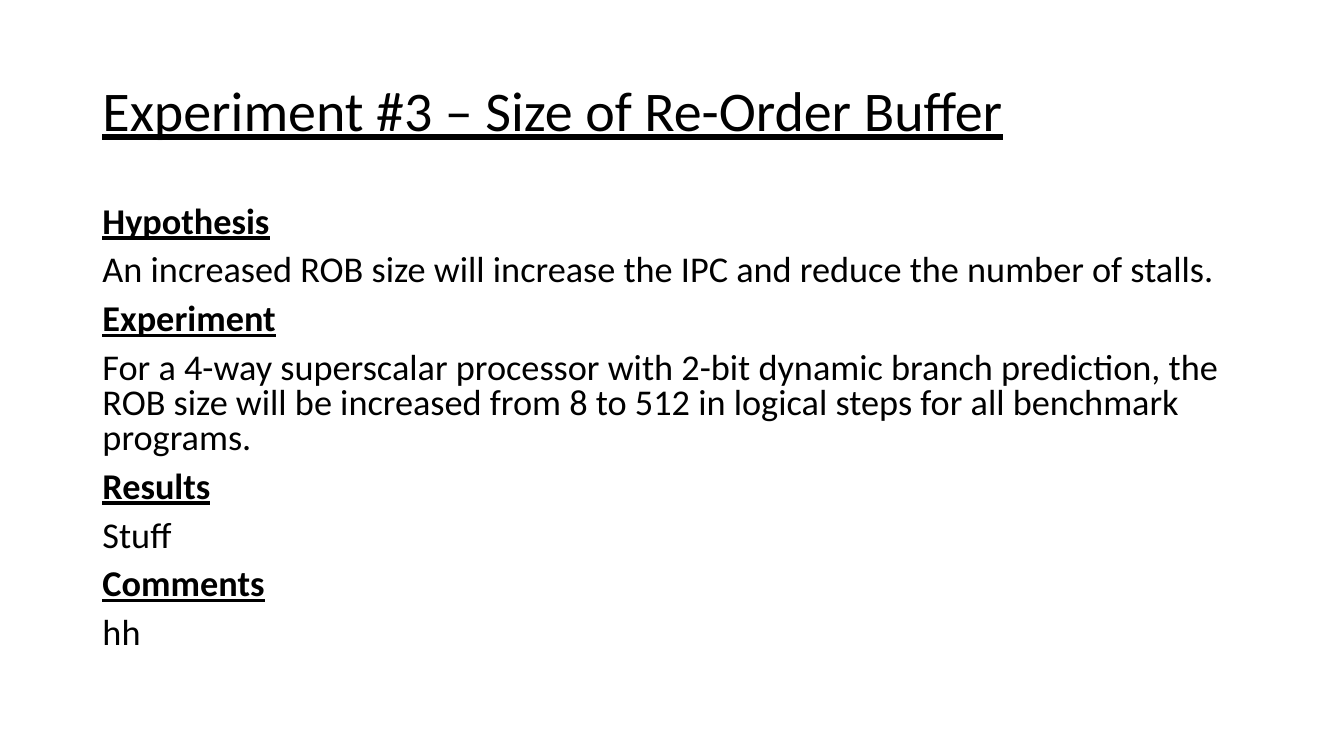
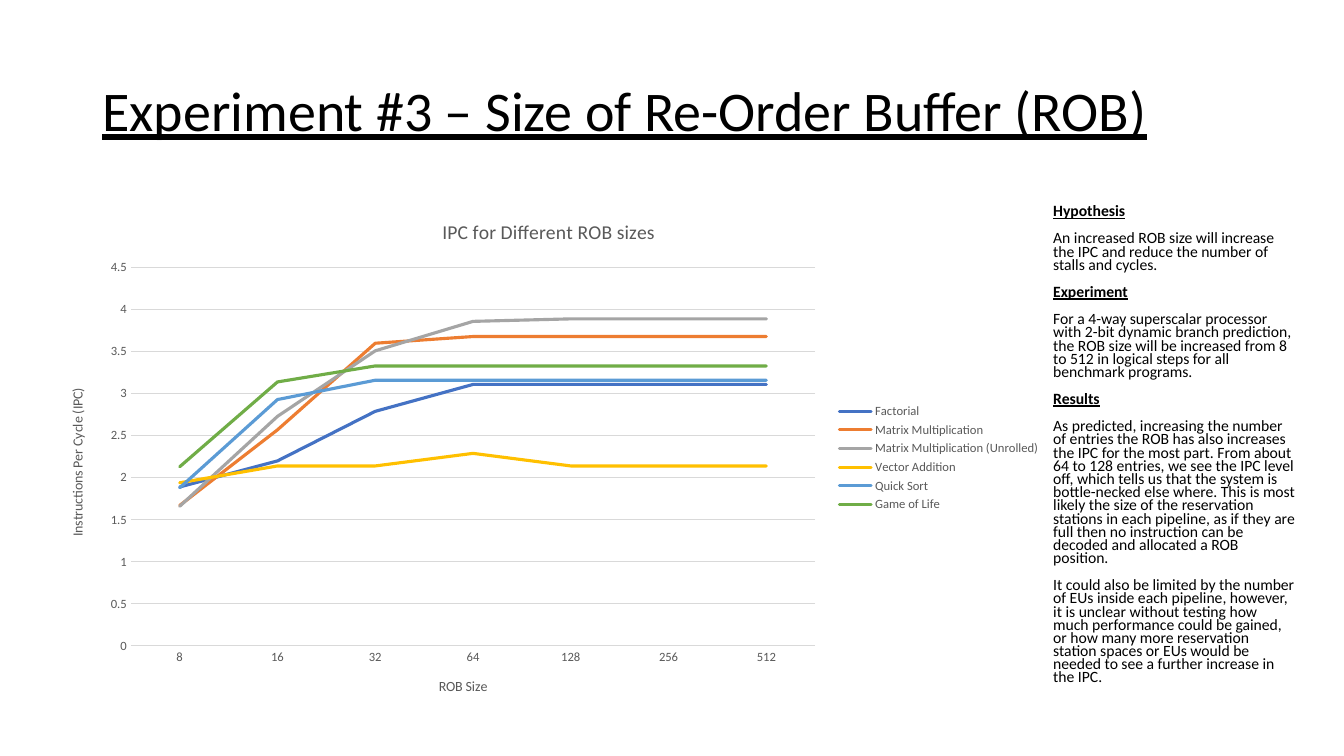
Before and after one commit to FinnWilkinson/Advanced-Computer-Architecture, a slide deck: slide 7 of Processor_Sim_Project/Additional Files/Superscalar Processor Simulator Presentation.pptx. Drawn at 1344x756 pixels with LibreOffice and Linux fonts; fonts in the diff are those of the drawing. Boxes give left, top, right and bottom in pixels: in the first picture for what was removed or moved away, otherwise in the second. Text is boxed around its words. In the diff, an @@ line names an element or a change of style, - is before the commit and + after.

```diff
--- a/Processor_Sim_Project/Additional Files/Superscalar Processor Simulator Presentation.pptx
+++ b/Processor_Sim_Project/Additional Files/Superscalar Processor Simulator Presentation.pptx
@@ title at [102,90,1146,140]: text changed @@
-Experiment #3 – Size of Re-Order Buffer
+Experiment #3 – Size of Re-Order Buffer (ROB)
@@ line chart added at [47,200,1052,716] @@
+title "IPC for Different ROB sizes "
+categories: 8, 16, 32, 64, 128, 256, 512
+Factorial: 1.9, 2.2, 2.8, 3.1, 3.1, 3.1, 3.1
+Matrix Multiplication: 1.7, 2.6, 3.6, 3.7, 3.7, 3.7, 3.7
+Matrix Multiplication (Unrolled): 1.7, 2.7, 3.5, 3.9, 3.9, 3.9, 3.9
+Vector Addition: 1.9, 2.1, 2.1, 2.3, 2.1, 2.1, 2.1
+Quick Sort: 1.9, 2.9, 3.2, 3.2, 3.2, 3.2, 3.2
+Game of Life: 2.1, 3.1, 3.3, 3.3, 3.3, 3.3, 3.3
@@ text "Hypothesis": place and size @@
-text "Hypothesis" at [102,208,1218,645]
+text "Hypothesis" at [1053,205,1295,682]
@@ text at [1053,205,1292,407]: size 25.9 to 11.2 pt in "Hypothesis", "Experiment", "For a 4-way superscalar processor with 2-bit ...", "Results"; line spacing 0.8 to 0.7 @@
@@ text at [1053,232,1274,273]: text changed; size 25.9 to 11.2 pt @@
-An increased ROB size will increase the IPC and reduce the number of stalls.
+An increased ROB size will increase the IPC and reduce the number of stalls and cycles.
@@ text at [1053,420,1295,682]: text changed; size 25.9 to 11.2 pt; bold off @@
-Stuff
-Comments
-hh
+As predicted, increasing the number of entries the ROB has also increases the IPC for the most part. From about 64 to 128 entries, we see the IPC level off, which tells us that the system is bottle-necked else where. This is most likely the size of the reservation stations in each pipeline, as if they are full then no instruction can be decoded and allocated a ROB position.
+It could also be limited by the number of EUs inside each pipeline, however, it is unclear without testing how much performance could be gained, or how many more reservation station spaces or EUs would be needed to see a further increase in the IPC.
```
Also in this commit, not shown: 2 other slides changed, 27 other files.
